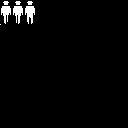
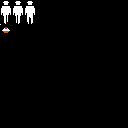
Comparing the layer stacks of the two 128px x 128px images. Changes:
painted on "Layer" over left=2, top=27, right=10, bottom=33
